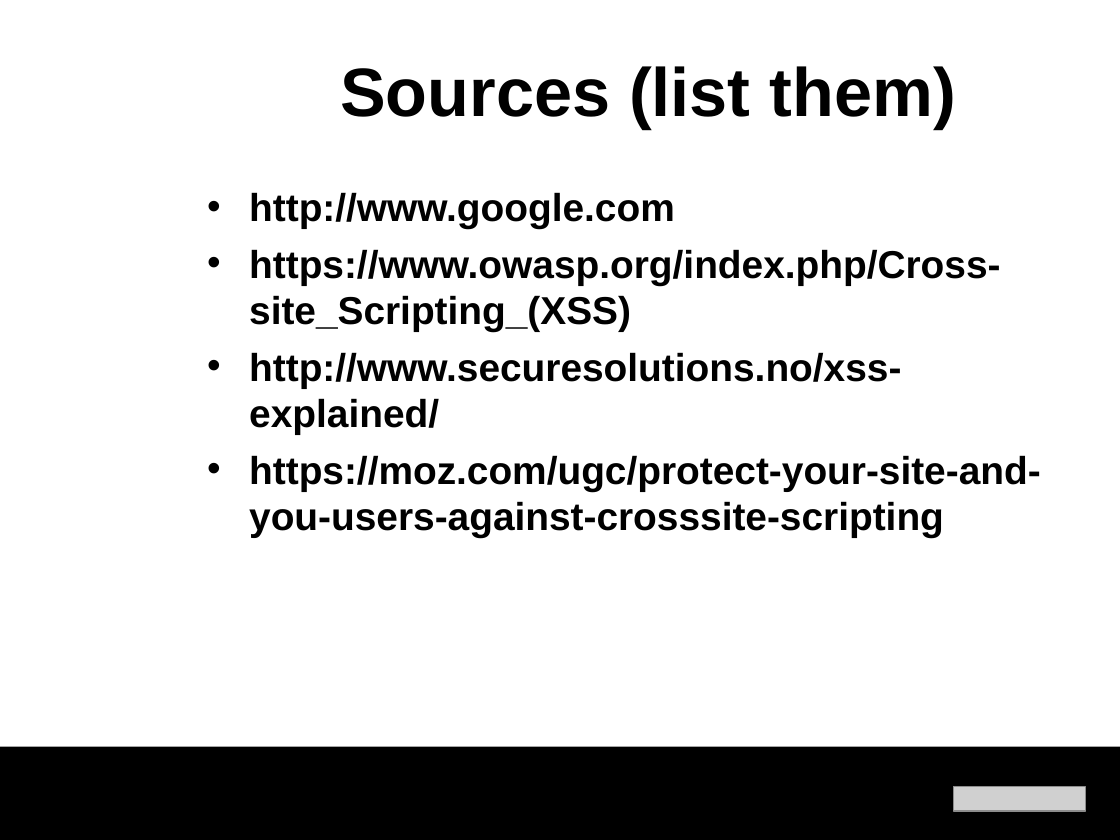
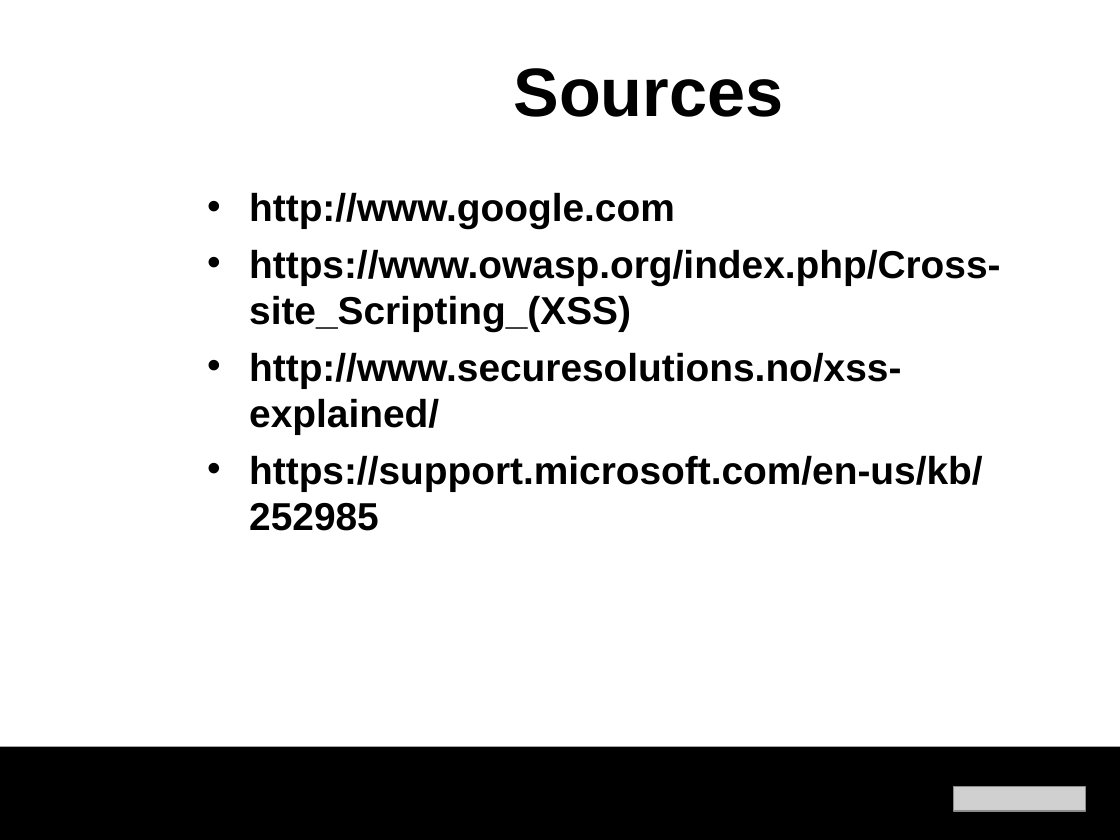
Before and after one commit to wesreisz/cis411-lightningTalks, a slide deck: slide 18 of Satterly_LightningTalkTemplate.ppt (slide 19 before the commit). Drawn at 1120x840 pixels with LibreOffice and Linux fonts; fonts in the diff are those of the drawing; grey boxes stand for pictures; background and template pictures are left out. Boxes give left, top, right and bottom in pixels: in the first picture for what was removed or moved away, otherwise in the second. Text is boxed around its words. In the diff, an @@ line names an element or a change of style, - is before the commit and + after.

```diff
--- a/Satterly_LightningTalkTemplate.ppt
+++ b/Satterly_LightningTalkTemplate.ppt
@@ title at (513, 68, 783, 117): text changed @@
-Sources (list them)
+Sources
@@ text at (249, 455, 982, 531): text changed @@
-• https://moz.com/ugc/protect-your-site-and-you-users-against-crosssite-scripting
+• https://support.microsoft.com/en-us/kb/252985
```
Also in this commit, not shown: 4 slides added, 5 slides removed, 1 other file.
